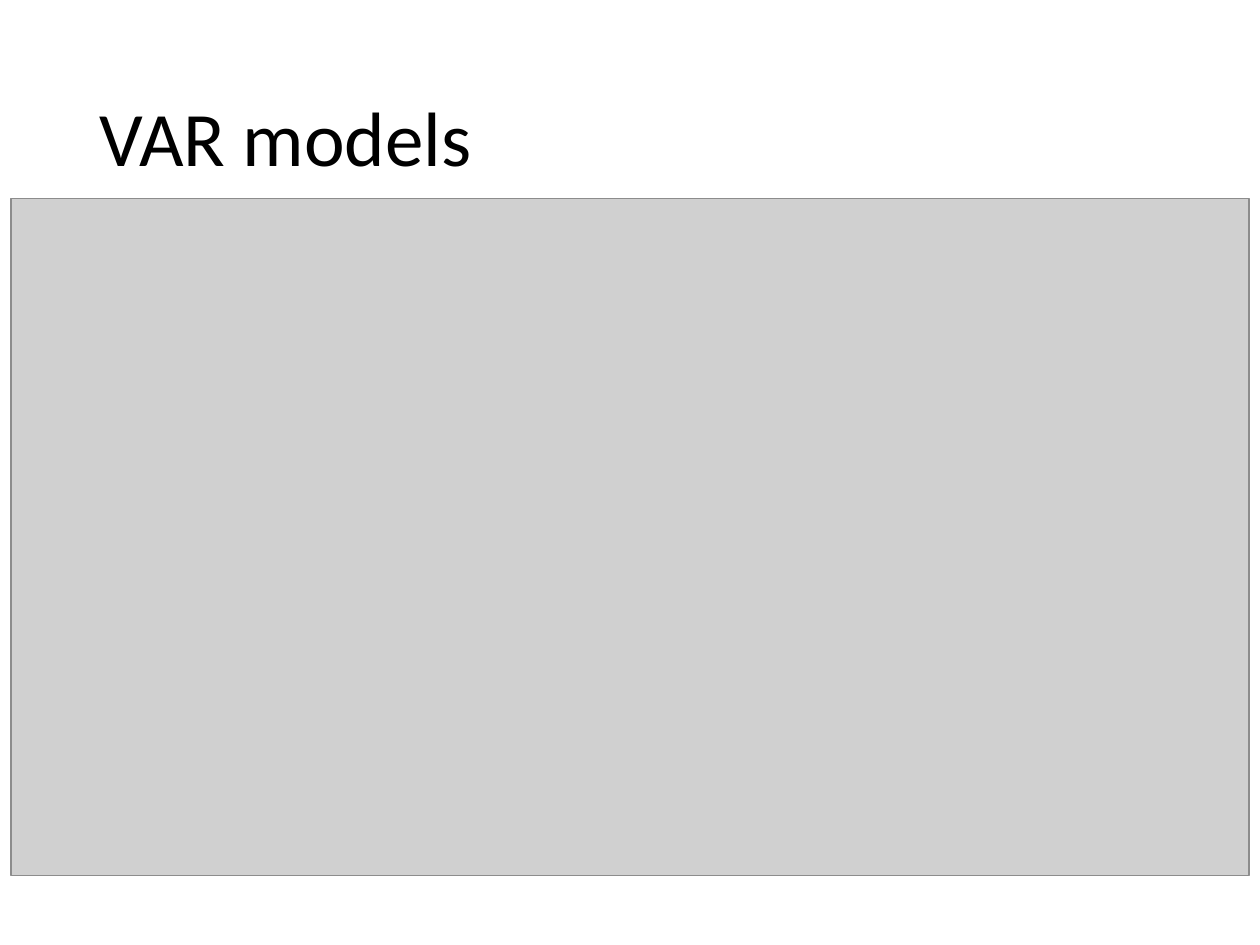
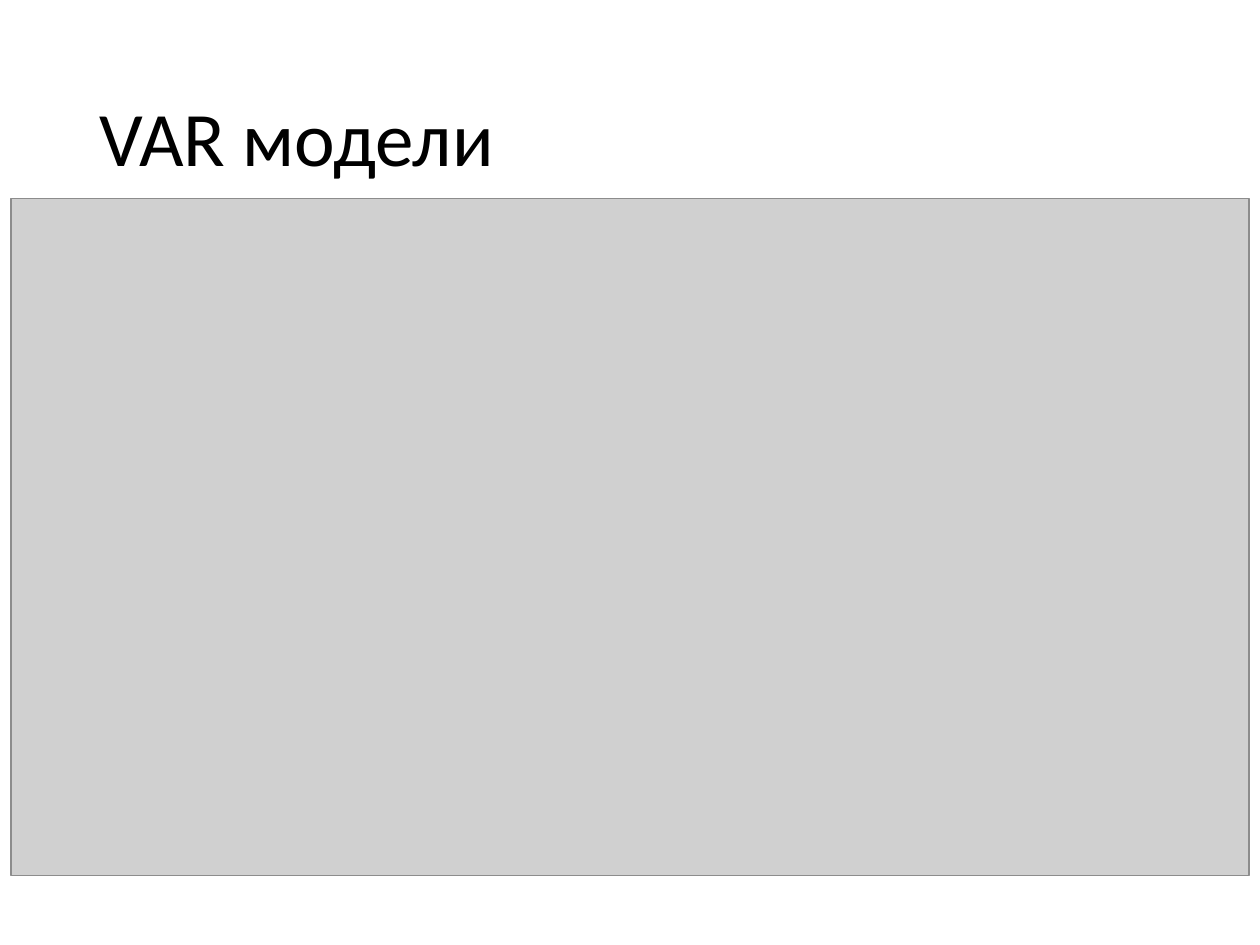
Before and after one commit to mic00s/Summer-School-2023, a slide deck: slide 19 of case.solution_2.pptx (slide 17 before the commit). Drawn at 1260x945 pixels with LibreOffice and Linux fonts; fonts in the diff are those of the drawing; grey boxes stand for pictures. Boxes give left, top, right and bottom in pixels: in the first picture for what was removed or moved away, otherwise in the second. Text is boxed around its words. In the diff, an @@ line names an element or a change of style, - is before the commit and + after.

```diff
--- a/case.solution_2.pptx
+++ b/case.solution_2.pptx
@@ title at bbox=[99, 116, 494, 179]: text changed @@
-VAR models
+VAR модели
```
Also in this commit, not shown: 6 other slides changed, 5 slides added, 3 slides removed.
